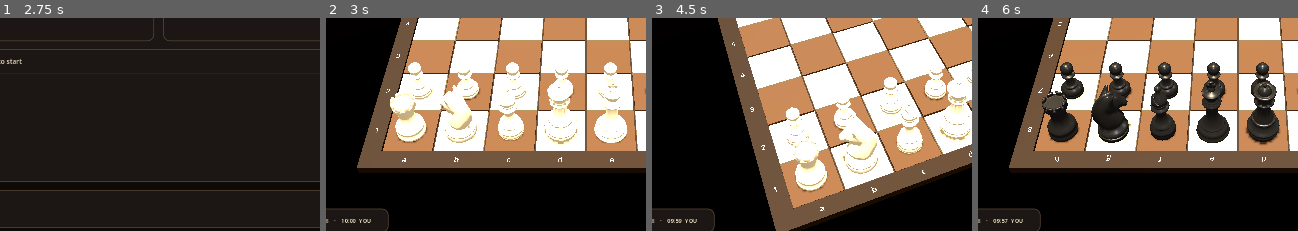
Above: before the commit, frames 1-4 (left to right).
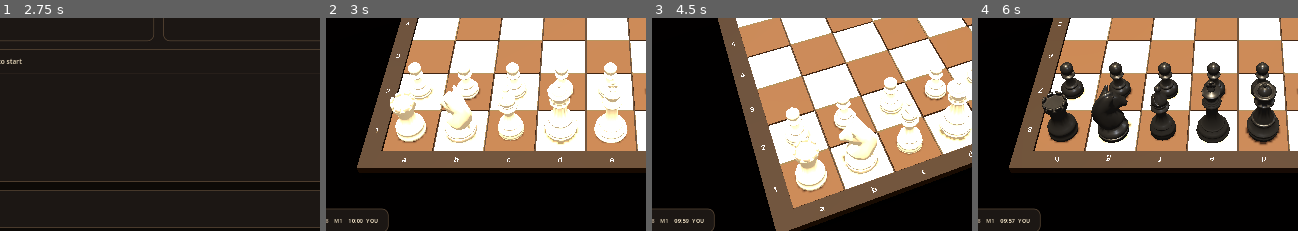
Above: after the commit, the same moments.

Repository: shedrackgodstime/chess-relay
Game: Godot game, scene res://src/ui/app/app_root.tscn
Same seed, same stepped clock (60 frames per second), same inputs: the game is played once before the commit and once after it.
Inputs:
- Up to frame 1 (2.75 s): click "Vs computer" at 0.5 s; click "Easy" at 1.25 s; click "Easy" at 2 s
- Up to frame 2 (3 s): click "Play →" at 2.75 s
- Up to frame 3 (4.5 s): click "Board view" at 3.5 s; click "Rotate left" at 4.25 s
- Up to frame 4 (6 s): click "Rotate right" at 5 s; click "Flip board" at 5.75 s
The pictures show only the part of the screen within x 9-59%, y 49-99%; the shares and areas given below are measured in that part.

Frame 1 is identical in both runs. In frame 2, 0.2% of the frame differs, in the area x 2-17%, y 94-97%; in frame 3, 0.2%; in frame 4, 0.2%.

Commit message:
checkpoint

Diff:
--- a/godot/src/game/board/board_view.gd
+++ b/godot/src/game/board/board_view.gd
@@ -2,6 +2,7 @@
 extends Node3D
 
 const BOARD_MESH_SCRIPT := preload("res://src/game/board/board_mesh.gd")
+const SQUARE_MARKER_SCRIPT := preload("res://src/game/board/square_marker.gd")
 
 signal square_pressed(square: String)
 
@@ -66,12 +67,11 @@
 	if square.is_empty():
 		return
 	_highlighted_square = square
-	var highlight := _make_box(
-		Vector3(SQUARE_SIZE * 0.86, 0.025, SQUARE_SIZE * 0.86),
+	var highlight := SQUARE_MARKER_SCRIPT.create_square(
 		color,
-		Vector3(square_to_world(square, BOARD_SURFACE_Y + 0.012))
-	)
-	highlight.name = "SelectedSquare"
+		"SelectedSquare",
+		square_to_world(square, BOARD_SURFACE_Y + 0.012)
+	)
 	_highlights_root.add_child(highlight)
 
 
@@ -90,7 +90,7 @@
 	_clear_root(_legal_moves_root)
 	for square in squares:
 		if not square.is_empty():
-			_legal_moves_root.add_child(_square_overlay(square, LEGAL_MOVE_COLOR, "LegalMove"))
+			_legal_moves_root.add_child(_legal_move_marker(square))
 
 
 func set_check_square(square: String) -> void:
@@ -176,11 +176,16 @@
 
 
 func _on_board_input(_camera: Node, event: InputEvent, event_position: Vector3, _normal: Vector3, _shape_idx: int) -> void:
-	if event is InputEventMouseButton and event.pressed and event.button_index == MOUSE_BUTTON_LEFT:
+	var pressed: bool = event is InputEventMouseButton and event.pressed \
+		and event.button_index == MOUSE_BUTTON_LEFT
+	if event is InputEventScreenTouch:
+		pressed = event.pressed
+	if pressed:
 		var square := world_to_square(event_position)
 		if not square.is_empty():
 			set_highlight(square)
 			square_pressed.emit(square)
+			get_viewport().set_input_as_handled()
 
 
 func _clear_highlights() -> void:
@@ -223,23 +228,19 @@
 
 
 func _square_overlay(square: String, color: Color, prefix: String) -> MeshInstance3D:
-	var overlay := _make_box(
-		Vector3(SQUARE_SIZE * 0.84, 0.026, SQUARE_SIZE * 0.84),
+	return SQUARE_MARKER_SCRIPT.create_square(
 		color,
-		Vector3(square_to_world(square, BOARD_SURFACE_Y + 0.012))
-	)
-	overlay.name = "%s_%s" % [prefix, square]
-	return overlay
-
-
-func _make_box(dimensions: Vector3, color: Color, position: Vector3) -> MeshInstance3D:
-	var mesh := MeshInstance3D.new()
-	var box := BoxMesh.new()
-	box.size = dimensions
-	mesh.mesh = box
-	mesh.material_override = _material(color)
-	mesh.position = position
-	return mesh
+		"%s_%s" % [prefix, square],
+		square_to_world(square, BOARD_SURFACE_Y + 0.012)
+	)
+
+
+func _legal_move_marker(square: String) -> MeshInstance3D:
+	return SQUARE_MARKER_SCRIPT.create_dot(
+		LEGAL_MOVE_COLOR,
+		"LegalMove_%s" % square,
+		square_to_world(square, BOARD_SURFACE_Y + 0.018)
+	)
 
 
 func _material(color: Color) -> StandardMaterial3D:
--- /dev/null
+++ b/godot/src/game/board/square_marker.gd
@@ -0,0 +1,36 @@
+extends RefCounted
+
+const DOT_RADIUS := 0.13
+const DOT_HEIGHT := 0.018
+
+
+static func create_dot(color: Color, marker_name: String, position: Vector3) -> MeshInstance3D:
+	var marker := MeshInstance3D.new()
+	marker.name = marker_name
+	var mesh := CylinderMesh.new()
+	mesh.top_radius = DOT_RADIUS
+	mesh.bottom_radius = DOT_RADIUS
+	mesh.height = DOT_HEIGHT
+	mesh.radial_segments = 24
+	marker.mesh = mesh
+	marker.material_override = _material(color)
+	marker.position = position
+	return marker
+
+
+static func create_square(color: Color, marker_name: String, position: Vector3) -> MeshInstance3D:
+	var marker := MeshInstance3D.new()
+	marker.name = marker_name
+	var mesh := BoxMesh.new()
+	mesh.size = Vector3(0.84, 0.026, 0.84)
+	marker.mesh = mesh
+	marker.material_override = _material(color)
+	marker.position = position
+	return marker
+
+
+static func _material(color: Color) -> StandardMaterial3D:
+	var material := StandardMaterial3D.new()
+	material.albedo_color = color
+	material.roughness = 0.78
+	return material
--- a/godot/src/game/pieces/piece_view.gd
+++ b/godot/src/game/pieces/piece_view.gd
@@ -1,5 +1,7 @@
 class_name ChessPieceView
 extends Node3D
+
+signal piece_pressed(piece: ChessPieceView)
 
 const PIECE_SCALE := 16.0
 const KNIGHT_FACING_OFFSET := deg_to_rad(60.0)
@@ -38,10 +40,38 @@
 	mesh.position.y = -_mesh_min_y(mesh) * PIECE_SCALE
 	mesh.material_override = WHITE_MATERIAL if side == "white" else BLACK_MATERIAL
 	add_child(mesh)
+	_build_input_surface(mesh)
 	if piece_type == "knight":
 		rotation.y = PI + KNIGHT_FACING_OFFSET if side == "white" else -KNIGHT_FACING_OFFSET
 	else:
 		rotation.y = PI if side == "black" else 0.0
+
+
+func _build_input_surface(mesh: MeshInstance3D) -> void:
+	var area := Area3D.new()
+	area.name = "PieceInputSurface"
+	area.collision_layer = 2
+	area.collision_mask = 0
+	var collision := CollisionShape3D.new()
+	var shape := BoxShape3D.new()
+	var bounds := mesh.get_aabb()
+	shape.size = bounds.size * PIECE_SCALE
+	collision.shape = shape
+	area.position = mesh.position + bounds.get_center() * PIECE_SCALE
+	area.input_event.connect(_on_piece_input)
+	area.add_child(collision)
+	add_child(area)
+
+
+func _on_piece_input(_camera: Node, event: InputEvent, _position: Vector3, _normal: Vector3,
+		_shape_idx: int) -> void:
+	var pressed: bool = event is InputEventMouseButton and event.pressed \
+		and event.button_index == MOUSE_BUTTON_LEFT
+	if event is InputEventScreenTouch:
+		pressed = event.pressed
+	if pressed:
+		piece_pressed.emit(self)
+		get_viewport().set_input_as_handled()
 
 func _find_mesh(node: Node) -> MeshInstance3D:
 	if node is MeshInstance3D:
--- a/godot/src/ui/screens/game/game_screen.gd
+++ b/godot/src/ui/screens/game/game_screen.gd
@@ -10,6 +10,7 @@
 @onready var _board_view_button: Button = %BoardViewButton
 @onready var _opponent_clock: Label = $HUD/HUDRoot/ClockStrip/Content/OpponentClock
 @onready var _player_clock: Label = $HUD/HUDRoot/ClockStrip/Content/PlayerClock
+@onready var _move_number_label: Label = $HUD/HUDRoot/ClockStrip/Content/MoveNumber
 @onready var _clock_timer: Timer = $ClockTimer
 
 const CAMERA_TARGET := Vector3(0.0, -0.45, 0.0)
@@ -19,6 +20,9 @@
 var _active_clock_side := "white"
 var _white_seconds := 600
 var _black_seconds := 598
+var _selected_piece_square := ""
+var _demo_legal_moves: Array[String] = []
+var _move_number := 1
 
 
 func configure_peer() -> void:
@@ -46,8 +50,12 @@
 func _on_clock_tick() -> void:
 	if _active_clock_side == "white":
 		_white_seconds = maxi(0, _white_seconds - 1)
+		if _white_seconds == 0:
+			_clock_timer.stop()
 	else:
 		_black_seconds = maxi(0, _black_seconds - 1)
+		if _black_seconds == 0:
+			_clock_timer.stop()
 	_update_clock_strip()
 
 
@@ -56,10 +64,15 @@
 	_player_clock.text = "%s  YOU" % _format_clock(_white_seconds)
 	var active_color := Color(1.0, 0.94, 0.82, 1.0)
 	var idle_color := Color(0.72, 0.66, 0.58, 1.0)
+	var warning_color := Color(1.0, 0.45, 0.28, 1.0)
+	var opponent_color := warning_color if _black_seconds <= 60 \
+		else active_color if _active_clock_side == "black" else idle_color
+	var player_color := warning_color if _white_seconds <= 60 \
+		else active_color if _active_clock_side == "white" else idle_color
 	_opponent_clock.add_theme_color_override(
-		"font_color", active_color if _active_clock_side == "black" else idle_color)
+		"font_color", opponent_color)
 	_player_clock.add_theme_color_override(
-		"font_color", active_color if _active_clock_side == "white" else idle_color)
+		"font_color", player_color)
 
 
 func _format_clock(seconds: int) -> String:
@@ -81,6 +94,7 @@
 func _add_piece(parent: Node3D, piece_type: String, side: String, square: String) -> void:
 	var piece = PIECE_VIEW_SCENE.instantiate()
 	piece.name = "%s_%s_%s" % [side.capitalize(), piece_type.capitalize(), square]
+	piece.piece_pressed.connect(_on_piece_pressed)
 	piece.configure(piece_type, side)
 	piece.position = _board.square_to_world(square, 0.02)
 	parent.add_child(piece)
@@ -156,7 +170,45 @@
 
 
 func _on_square_pressed(square: String) -> void:
+	if not _selected_piece_square.is_empty() and square in _demo_legal_moves:
+		_move_demo_piece(_selected_piece_square, square)
+		_board.set_last_move(_selected_piece_square, square)
+		_board.set_highlight("")
+		_board.set_legal_moves([])
+		_selected_piece_square = ""
+		_demo_legal_moves.clear()
+		_move_number += 1
+		_move_number_label.text = "M%d" % _move_number
+		_active_clock_side = "black"
+		_update_clock_strip()
+		_header.set_center_text("Opponent's turn · Move %d" % _move_number)
+		return
 	_header.set_center_text("Selected %s" % square.to_upper())
+
+
+func _move_demo_piece(from_square: String, to_square: String) -> void:
+	var piece := _board.get_node_or_null("Pieces/White_Pawn_%s" % from_square)
+	if piece == null:
+		return
+	piece.name = "White_Pawn_%s" % to_square
+	var destination := _board.square_to_world(to_square, 0.02)
+	piece.create_tween().set_trans(Tween.TRANS_SINE).set_ease(Tween.EASE_IN_OUT) \
+		.tween_property(piece, "position", destination, 0.24)
+
+
+func _on_piece_pressed(piece: Node) -> void:
+	_selected_piece_square = piece.name.right(2).to_lower()
+	_demo_legal_moves.clear()
+	if _selected_piece_square == "e2" and piece.get("side") == "white" \
+		and piece.get("piece_type") == "pawn":
+		_demo_legal_moves = ["e3", "e4"]
+		_board.set_highlight(_selected_piece_square)
+		_board.set_legal_moves(_demo_legal_moves)
+		_header.set_center_text("Choose a move")
+	else:
+		_board.set_highlight(_selected_piece_square)
+		_board.set_legal_moves([])
+		_header.set_center_text("Selected %s" % piece.name.replace("_", " ").to_upper())
 
 
 func _open_game_menu() -> void:
--- a/godot/src/ui/screens/game/game_screen.tscn
+++ b/godot/src/ui/screens/game/game_screen.tscn
@@ -160,10 +160,10 @@
 horizontal_alignment = 2
 vertical_alignment = 1
 
-[node name="Divider" type="Label" parent="HUD/HUDRoot/ClockStrip/Content"]
+[node name="MoveNumber" type="Label" parent="HUD/HUDRoot/ClockStrip/Content"]
 layout_mode = 2
 theme_type_variation = &"Caption"
-text = "·"
+text = "M1"
 vertical_alignment = 1
 
 [node name="PlayerClock" type="Label" parent="HUD/HUDRoot/ClockStrip/Content"]
--- a/godot/tests/ui_smoke_test.gd
+++ b/godot/tests/ui_smoke_test.gd
@@ -252,6 +252,8 @@
 		"clock strip shows the opponent clock")
 	_check(clock_strip.get_node("Content/PlayerClock").text == "10:00  YOU",
 		"clock strip shows the local clock")
+	_check(clock_strip.get_node("Content/MoveNumber").text == "M1",
+		"clock strip shows the current move number")
 	game._on_clock_tick()
 	_check(clock_strip.get_node("Content/PlayerClock").text == "09:59  YOU",
 		"active clock ticks in the game UI")
@@ -266,6 +268,40 @@
 	_check(peer_game.get_node("HUD/HUDRoot/GameHeader/VoiceCluster").visible,
 		"peer game restores voice control in the header")
 	peer_game.queue_free()
+	var demo_pawn: Node = game.get_node("World/Board/Pieces/White_Pawn_e2")
+	_check(demo_pawn.get_node("PieceInputSurface") is Area3D,
+		"pieces expose a controlled input surface")
+	var piece_press := InputEventMouseButton.new()
+	piece_press.button_index = MOUSE_BUTTON_LEFT
+	piece_press.pressed = true
+	demo_pawn.get_node("PieceInputSurface").input_event.emit(
+		game._camera, piece_press, Vector3.ZERO, Vector3.UP, 0)
+	_check(game._demo_legal_moves == ["e3", "e4"],
+		"demo pawn exposes its legal move preview")
+	_check(game._board.get_highlighted_square() == "e2",
+		"selecting a piece highlights its source square")
+	game._on_square_pressed("e4")
+	_check(game._board.get_highlighted_square().is_empty(),
+		"committing the demo move clears selection")
+	await game.get_tree().create_timer(0.3).timeout
+	_check(game.get_node("World/Board/Pieces/White_Pawn_e4").position
+		== game._board.square_to_world("e4", 0.02),
+		"committing the demo move repositions the piece")
+	_check(clock_strip.get_node("Content/MoveNumber").text == "M2",
+		"committing the demo move advances the move number")
+	_check(game._active_clock_side == "black",
+		"committing the demo move switches the active clock")
+	var touch := InputEventScreenTouch.new()
+	touch.pressed = true
+	touch.position = Vector2(420.0, 420.0)
+	game._board._on_board_input(game._camera, touch,
+		game._board.square_to_world("d4"), Vector3.UP, 0)
+	_check(game._board.get_highlighted_square() == "d4",
+		"touch input selects a board square")
+	game._white_seconds = 45
+	game._update_clock_strip()
+	_check(game._player_clock.get_theme_color("font_color") == Color(1.0, 0.45, 0.28, 1.0),
+		"low clock state uses a warning colour")
 	# The screen root is a full-rect Control and Control.mouse_filter defaults to
 	# MOUSE_FILTER_STOP, which is why it is set to IGNORE. Without this, no mouse
 	# event reaches the camera at all.
@@ -461,12 +497,16 @@
 		"board exposes selected square state")
 	_check(game._board.get_node("Highlights").get_child_count() == 1,
 		"board renders selected square highlight")
+	_check(game._board.get_node("Highlights/SelectedSquare").mesh is BoxMesh,
+		"selection uses the reusable square marker")
 	game._board.set_last_move("e2", "e4")
 	_check(game._board.get_node("LastMove").get_child_count() == 2,
 		"board renders last move squares")
 	game._board.set_legal_moves(["e5", "f5"])
 	_check(game._board.get_node("LegalMoves").get_child_count() == 2,
 		"board renders legal move previews")
+	_check(game._board.get_node("LegalMoves/LegalMove_e5").mesh is CylinderMesh,
+		"legal move previews use reusable centered dots")
 	game._board.set_check_square("e8")
 	_check(game._board.get_node("Check").get_child_count() == 1,
 		"board renders check state")
Not shown, added: godot/chess_relay.gdextension
